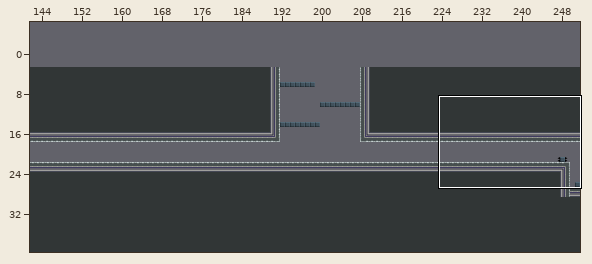
Tiled map -- android/assets/levels/level11.tmx. Above, an overview of the earlier version with the close-up marked.
Close-up. Before:
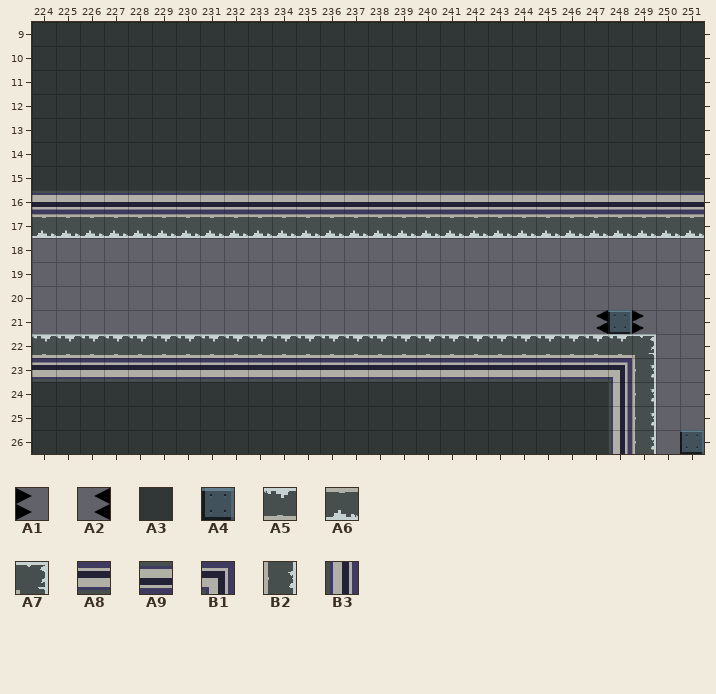
Cells are 32x32 px. Shown: x 224..251, y 9..26. The commit also changed other parts of the map, which this record leaves out. The old version is drawn lined up with the new one.
Key: from "tiles_128": A1 12, A2 14; from "tileset-new": A3 16, A4 35 "3", A5 46, A6 46 turned 180, A7 47, A8 51, A9 51 turned 180, B1 52, B2 62, B3 67.
__ is an empty cell.
Layers that did not change in this view are not listed.
Layer "Platform" before, first column x 224:
 9 A3 A3 A3 A3 A3 A3 A3 A3 A3 A3 A3 A3 A3 A3 A3 A3 A3 A3 A3 A3 A3 A3 A3 A3 A3 A3 A3 A3
10 A3 A3 A3 A3 A3 A3 A3 A3 A3 A3 A3 A3 A3 A3 A3 A3 A3 A3 A3 A3 A3 A3 A3 A3 A3 A3 A3 A3
11 A3 A3 A3 A3 A3 A3 A3 A3 A3 A3 A3 A3 A3 A3 A3 A3 A3 A3 A3 A3 A3 A3 A3 A3 A3 A3 A3 A3
12 A3 A3 A3 A3 A3 A3 A3 A3 A3 A3 A3 A3 A3 A3 A3 A3 A3 A3 A3 A3 A3 A3 A3 A3 A3 A3 A3 A3
13 A3 A3 A3 A3 A3 A3 A3 A3 A3 A3 A3 A3 A3 A3 A3 A3 A3 A3 A3 A3 A3 A3 A3 A3 A3 A3 A3 A3
14 A3 A3 A3 A3 A3 A3 A3 A3 A3 A3 A3 A3 A3 A3 A3 A3 A3 A3 A3 A3 A3 A3 A3 A3 A3 A3 A3 A3
15 A3 A3 A3 A3 A3 A3 A3 A3 A3 A3 A3 A3 A3 A3 A3 A3 A3 A3 A3 A3 A3 A3 A3 A3 A3 A3 A3 A3
16 A9 A9 A9 A9 A9 A9 A9 A9 A9 A9 A9 A9 A9 A9 A9 A9 A9 A9 A9 A9 A9 A9 A9 A9 A9 A9 A9 A9
17 A6 A6 A6 A6 A6 A6 A6 A6 A6 A6 A6 A6 A6 A6 A6 A6 A6 A6 A6 A6 A6 A6 A6 A6 A6 A6 A6 A6
18 __ __ __ __ __ __ __ __ __ __ __ __ __ __ __ __ __ __ __ __ __ __ __ __ __ __ __ __
19 __ __ __ __ __ __ __ __ __ __ __ __ __ __ __ __ __ __ __ __ __ __ __ __ __ __ __ __
20 __ __ __ __ __ __ __ __ __ __ __ __ __ __ __ __ __ __ __ __ __ __ __ __ __ __ __ __
21 __ __ __ __ __ __ __ __ __ __ __ __ __ __ __ __ __ __ __ __ __ __ __ __ A4 __ __ __
22 A5 A5 A5 A5 A5 A5 A5 A5 A5 A5 A5 A5 A5 A5 A5 A5 A5 A5 A5 A5 A5 A5 A5 A5 A5 A7 __ __
23 A8 A8 A8 A8 A8 A8 A8 A8 A8 A8 A8 A8 A8 A8 A8 A8 A8 A8 A8 A8 A8 A8 A8 A8 B1 B2 __ __
24 A3 A3 A3 A3 A3 A3 A3 A3 A3 A3 A3 A3 A3 A3 A3 A3 A3 A3 A3 A3 A3 A3 __ __ __ __ __ __
25 A3 A3 A3 A3 A3 A3 A3 A3 A3 A3 A3 A3 A3 A3 A3 A3 A3 A3 A3 A3 A3 A3 __ __ __ __ __ __
26 A3 A3 A3 A3 A3 A3 A3 A3 A3 A3 A3 A3 A3 A3 A3 A3 A3 A3 A3 A3 A3 A3 __ __ __ __ __ A4
Layer "Overlay" before, first column x 239:
22 __ __ __ __ __ __ __ __ __ __ __ __ __
23 __ __ __ __ __ __ __ __ __ __ __ __ __
24 __ __ __ __ __ __ __ A3 A3 B3 B2 __ __
25 __ __ __ __ __ __ __ A3 A3 B3 B2 __ __
26 __ __ __ __ __ __ __ A3 A3 B3 B2 __ __
New version:
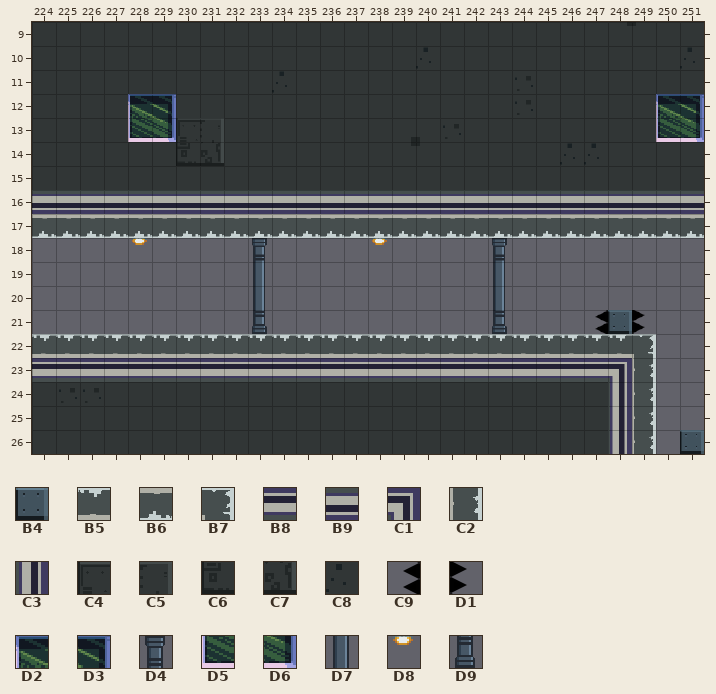
Further tiles: from "tileset": B4 37, B5 49, B6 49 turned 180, B7 50, B8 54, B9 54 turned 180, C1 55, C2 66, C3 71, C4 88, C5 89, C6 104, C7 105, C8 119, C9 145 turned 270, D1 145 turned 90, D2 160, D3 161, D4 162, D5 176, D6 177, D7 178, D8 192, D9 194.
The exact change:
Changed rows in their new state; .. is an unchanged cell.
map size 320x50 -> 320x40 cells (old content now starts at 0,-10; both pictures use the new coordinates)
Layer "Platform":
first column x 224:
10 .. .. .. .. .. .. .. .. .. .. .. .. .. .. .. .. C8 .. .. .. .. .. .. .. .. .. .. C8
11 .. .. .. .. .. .. .. .. .. .. C8 .. .. .. .. .. .. .. .. .. .. .. .. .. .. .. .. ..
12 .. .. .. .. D2 D3 .. .. .. .. .. .. .. .. .. .. .. .. .. .. .. .. .. .. .. .. D2 D3
13 .. .. .. .. D5 D6 C4 C5 .. .. .. .. .. .. .. .. .. .. .. .. .. .. .. .. .. .. D5 D6
14 .. .. .. .. .. .. C6 C7 .. .. .. .. .. .. .. .. .. .. .. .. .. .. C8 C8 .. .. .. ..
16 B9 B9 B9 B9 B9 B9 B9 B9 B9 B9 B9 B9 B9 B9 B9 B9 B9 B9 B9 B9 B9 B9 B9 B9 B9 B9 B9 B9
17 B6 B6 B6 B6 B6 B6 B6 B6 B6 B6 B6 B6 B6 B6 B6 B6 B6 B6 B6 B6 B6 B6 B6 B6 B6 B6 B6 B6
18 .. .. .. .. D8 .. .. .. .. D4 .. .. .. .. D8 .. .. .. .. D4 .. .. .. .. .. .. .. ..
19 .. .. .. .. .. .. .. .. .. D7 .. .. .. .. .. .. .. .. .. D7 .. .. .. .. .. .. .. ..
20 .. .. .. .. .. .. .. .. .. D7 .. .. .. .. .. .. .. .. .. D7 .. .. .. .. .. .. .. ..
21 .. .. .. .. .. .. .. .. .. D9 .. .. .. .. .. .. .. .. .. D9 .. .. .. .. B4 .. .. ..
22 B5 B5 B5 B5 B5 B5 B5 B5 B5 B5 B5 B5 B5 B5 B5 B5 B5 B5 B5 B5 B5 B5 B5 B5 B5 B7 .. ..
23 B8 B8 B8 B8 B8 B8 B8 B8 B8 B8 B8 B8 B8 B8 B8 B8 B8 B8 B8 B8 B8 B8 B8 B8 C1 C2 .. ..
26 .. .. .. .. .. .. .. .. .. .. .. .. .. .. .. .. .. .. .. .. .. .. .. .. .. .. .. B4
Layer "Spikes":
first column x 247:
21 C9 .. D1
Layer "Overlay":
first column x 248:
24 C3 C2
25 C3 C2
26 C3 C2
Changed places in both close-ups, as pixel boxes (x1, y1, x2, y2):
changed: (416, 47, 431, 69)
changed: (680, 47, 695, 69)
changed: (272, 71, 287, 93)
changed: (128, 94, 224, 166)
changed: (656, 94, 704, 142)
changed: (560, 143, 599, 165)
changed: (32, 193, 704, 454)
